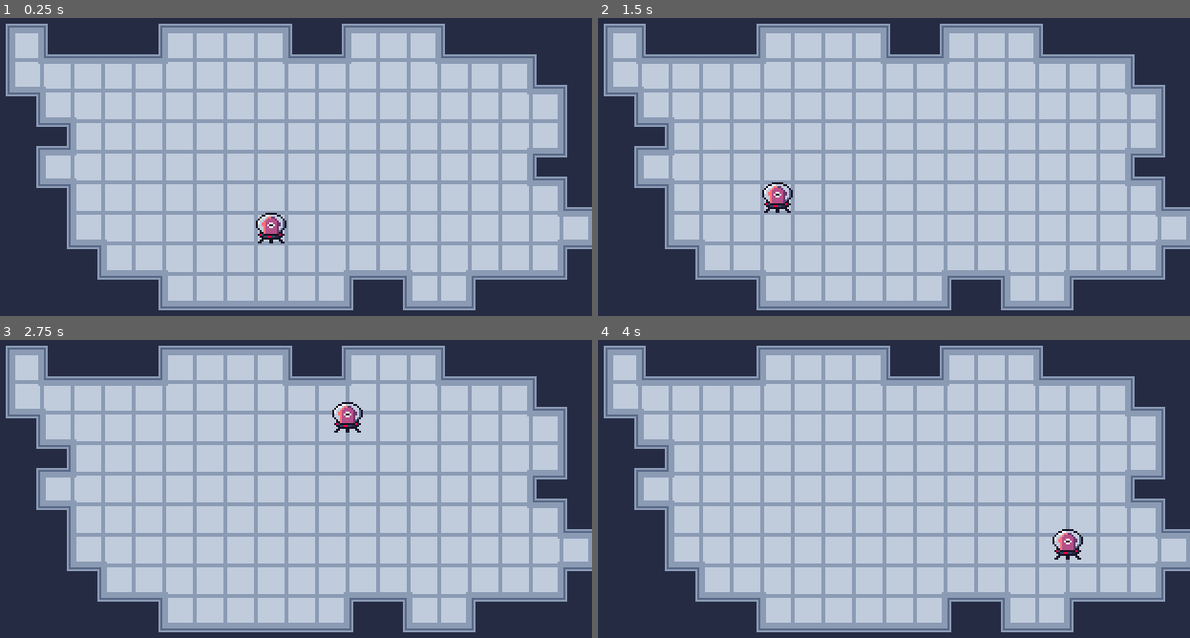
Above: before the commit, frames 1-4 (two rows, left to right).
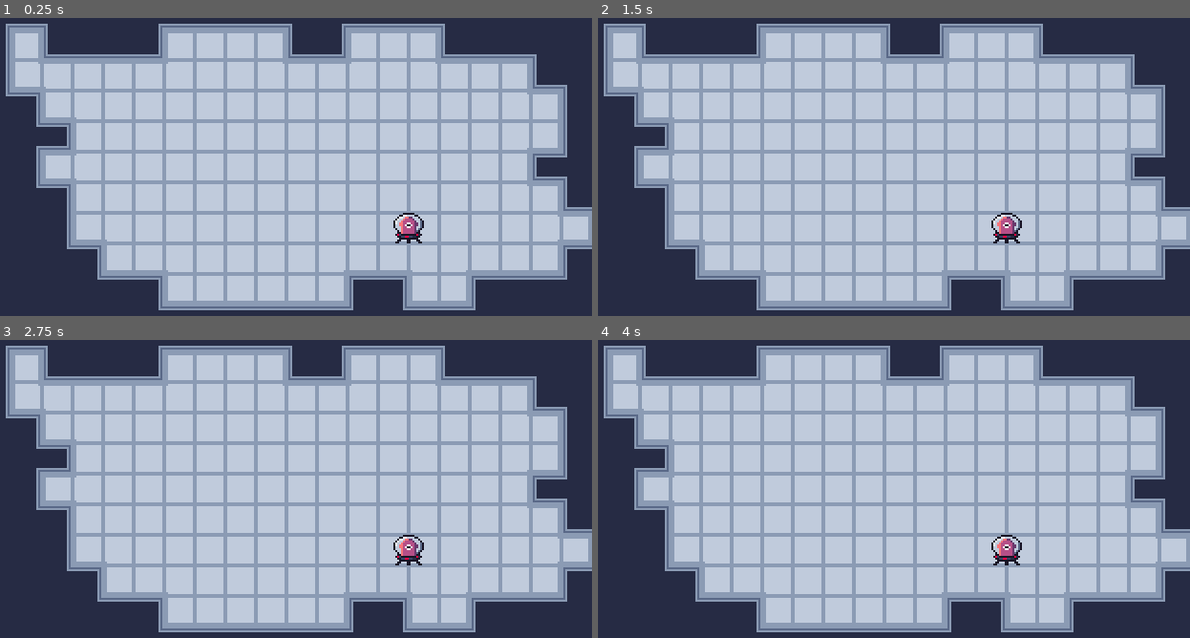
Above: after the commit, the same moments.

Repository: Chanadu/JumpShip
Game: Godot game, scene res://Scenes/Main.tscn
Same seed, same stepped clock (60 frames per second), same inputs: the game is played once before the commit and once after it.
Inputs (mouse positions are in pixels of both pictures, inside the frame that each line leads up to):
- Up to frame 1 (0.25 s): no input
- Up to frame 2 (1.5 s): tap Enter at 0.5 s; move the mouse to (870, 229) at 0.52 s; press the mouse at (870, 229) at 0.53 s; tap Space at 1.25 s; move the mouse to (763, 187) at 1.27 s; release the mouse at (763, 187) at 1.28 s; click (763, 187) at 1.35 s
- Up to frame 3 (2.75 s): tap Enter at 2 s; move the mouse to (349, 417) at 2.02 s; press the mouse at (349, 417) at 2.03 s
- Up to frame 4 (4 s): tap Space at 2.75 s; move the mouse to (852, 560) at 2.77 s; release the mouse at (852, 560) at 2.78 s; click (852, 560) at 2.85 s; tap Enter at 3.5 s; move the mouse to (1065, 545) at 3.52 s; press the mouse at (1065, 545) at 3.53 s

The runs differ from the first frame. In frame 1, 0.7% of the frame differs, in the area x 43-72%, y 65-76%; in frame 2, 0.7%; in frame 3, 0.7%; in frame 4, 0.7%, in the area x 66-82%, y 63-76%.

Commit message:
Update Main.tscn

Diff:
--- a/Scenes/Main.tscn
+++ b/Scenes/Main.tscn
@@ -13,16 +13,15 @@
 cell_size = Vector2( 16, 16 )
 cell_custom_transform = Transform2D( 0, 0, 0, 0, 0, 0 )
 cell_tile_origin = 1
-show_collision = true
 centered_textures = true
 cell_clip_uv = true
 format = 1
 tile_data = PoolIntArray( -1, 1, 8, -65536, 1, 10, -65535, 1, 10, -65534, 1, 10, -65533, 1, 10, -65532, 1, 10, -65531,  …(5356 unchanged characters)…
 
 [node name="Alien" parent="." instance=ExtResource( 1 )]
-position = Vector2( 152, 120 )
+position = Vector2( 224, 120 )
 
 [node name="Mouse" parent="." instance=ExtResource( 4 )]
-position = Vector2( 176, 96 )
+position = Vector2( 168, 96 )
 
 [connection signal="mouse_moved" from="Mouse" to="Alien" method="_on_Mouse_mouse_moved"]
